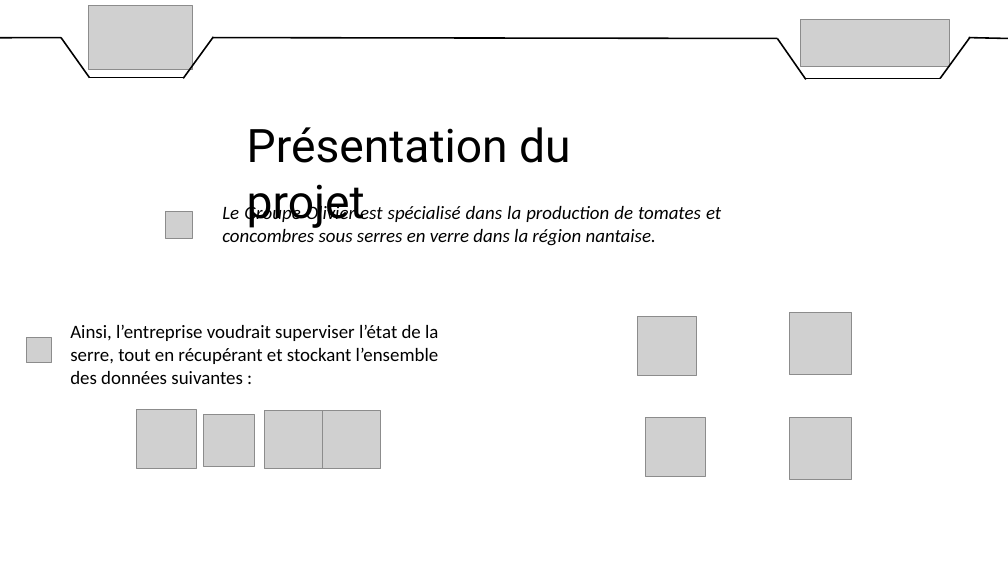
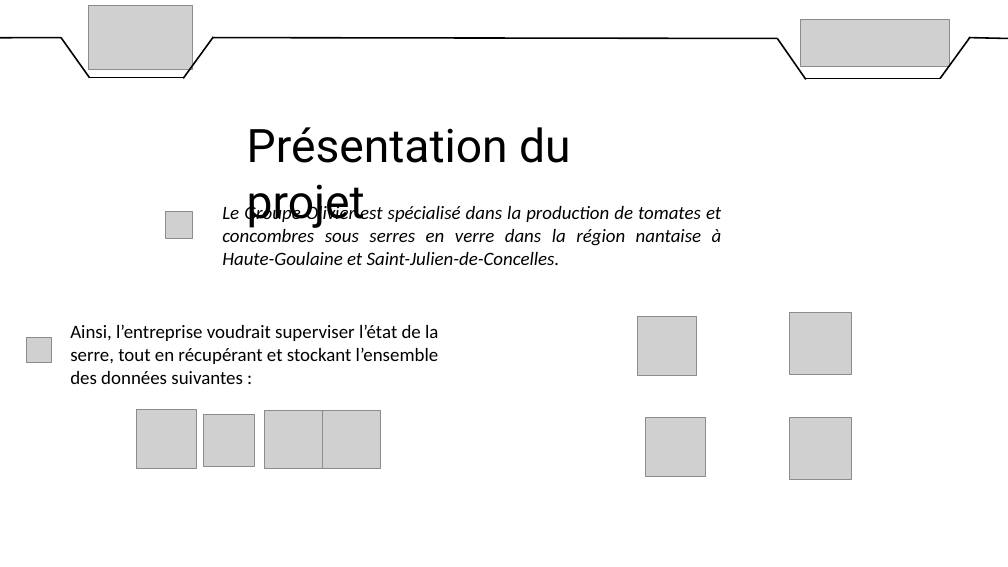
Before and after one commit to DylanChe/SupervisionSerre, a slide deck: slide 2 of oral_projet/diaporama_revue_1_willy.pptx. Drawn at 1008x567 pixels with LibreOffice and Linux fonts; fonts in the diff are those of the drawing; grey boxes stand for pictures. Boxes give left, top, right and bottom in pixels: in the first picture for what was removed or moved away, otherwise in the second. Text is boxed around its words. In the diff, an @@ line names an element or a change of style, - is before the commit and + after.

Commit message:
MAJ diapo

```diff
--- a/oral_projet/diaporama_revue_1_willy.pptx
+++ b/oral_projet/diaporama_revue_1_willy.pptx
@@ text at (222, 204, 722, 265): text changed @@
-Le Groupe Olivier est spécialisé dans la production de tomates et concombres sous serres en verre dans la région nantaise.
+Le Groupe Olivier est spécialisé dans la production de tomates et concombres sous serres en verre dans la région nantaise à Haute-Goulaine et Saint-Julien-de-Concelles.
```
